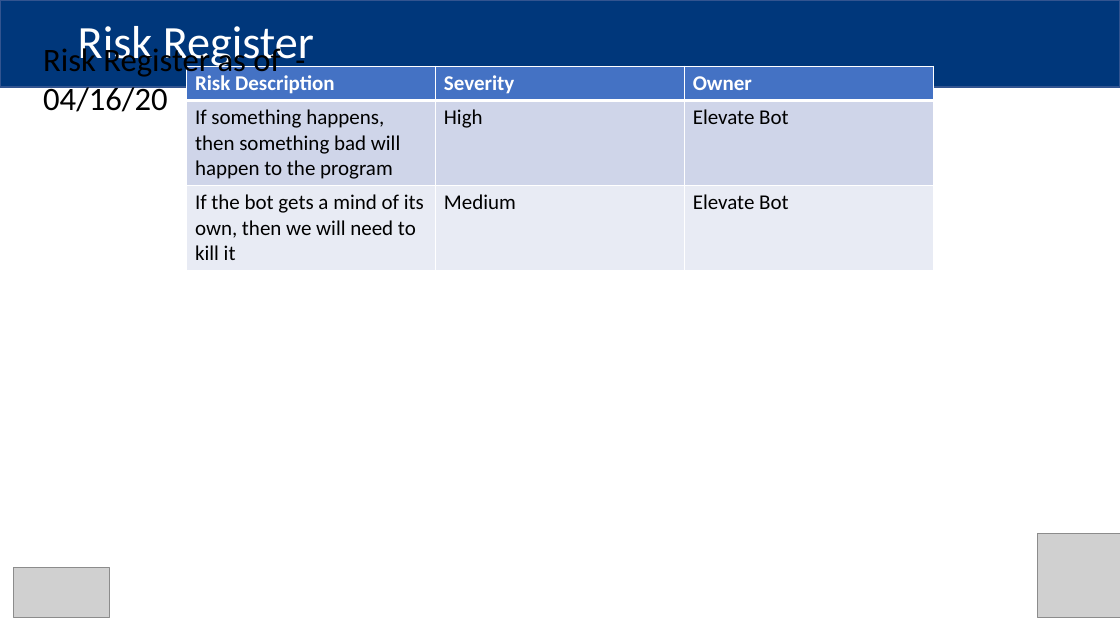
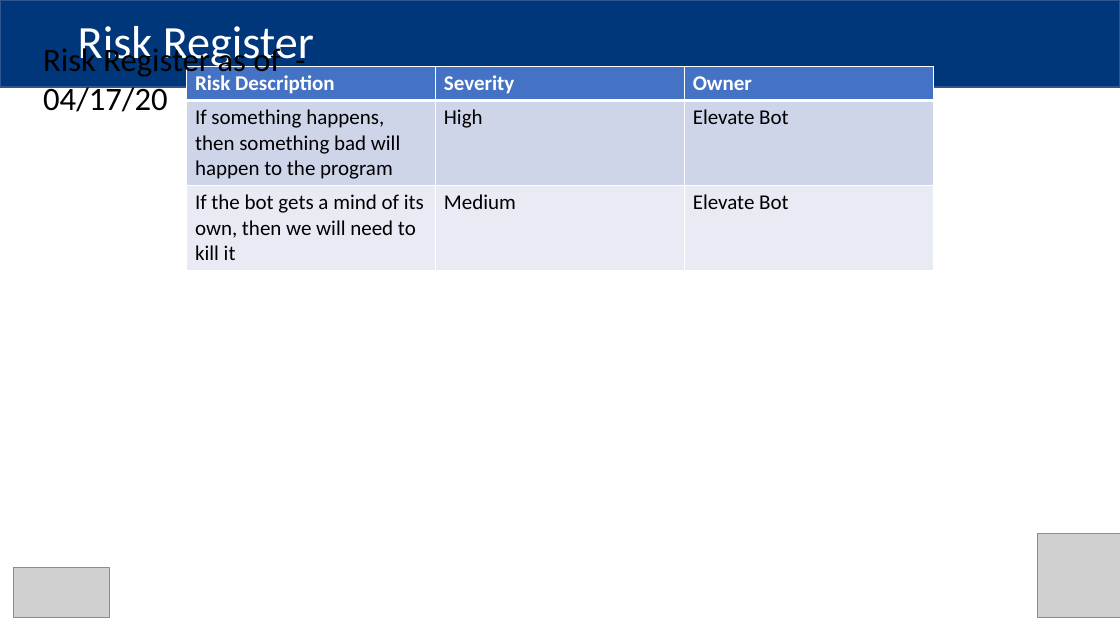
Before and after one commit to MindPetalSoftwareSolutions/VerticalApps_PMO-Bot, a slide deck: slide 3 of Data/Input/Robotic Process Automation PMO.pptx. Drawn at 1120x630 pixels with LibreOffice and Linux fonts; fonts in the diff are those of the drawing; grey boxes stand for pictures. Boxes give left, top, right and bottom in pixels: in the first picture for what was removed or moved away, otherwise in the second. Text is boxed around its words. In the diff, an @@ line names an element or a change of style, - is before the commit and + after.

```diff
--- a/Data/Input/Robotic Process Automation PMO.pptx
+++ b/Data/Input/Robotic Process Automation PMO.pptx
@@ text at <box>43,45,280,112</box>: text changed @@
-Risk Register as of - 04/16/20
+Risk Register as of - 04/17/20
```
Also in this commit, not shown: 2 other slides changed, 16 other files.
